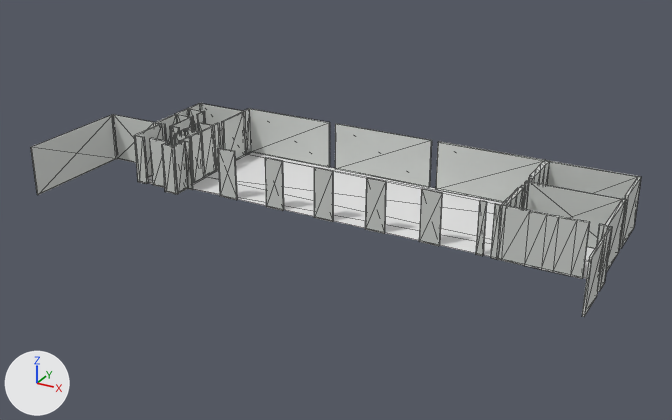
The glTF model public/models/automotive.glb, before and after one commit.
Camera for both pictures: a 50 mm lens placed at (6.54, 7.0, 2.95), pointed at (3.33, 12.83, 0.03). Every picture has the same lights, and +X, +Y and +Z are marked at lower left. Mesh edges are drawn as thin lines. Vertices at the same position are counted once.

In view in the first picture: 'floor', 'glass', 'walls.002'.
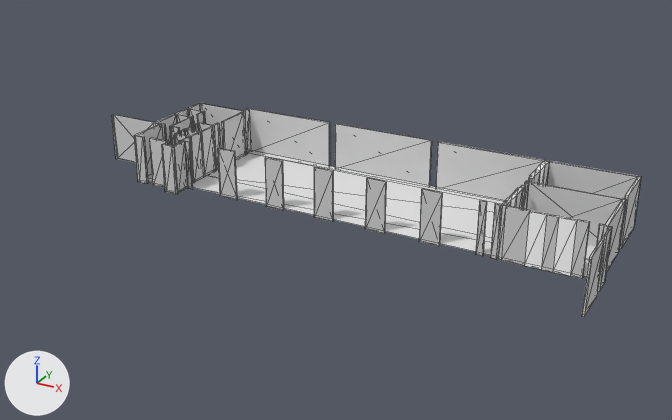
The newer file is also rescaled (x0.971), turned or shifted as a whole; pictures and numbers use the older file's frame.

Where the change shows, as pixel boxes [x1, y1, x2, y2] in the pictures (672 x 420 px):
```json
{"object": "walls.002", "change": "reshaped", "before": [31, 103, 641, 317], "after": [112, 103, 641, 317], "on screen": "13% narrower"}
{"object": "floor", "change": "moved", "before": [148, 152, 595, 278], "after": [148, 151, 596, 277]}
{"object": "glass", "change": "recoloured, surface changed", "before": [506, 164, 577, 276], "after": [506, 164, 577, 276], "on screen": "grey to white"}
{"part": 1, "of": "me_cube_014", "change": "cut back", "before": [31, 115, 117, 195], "after": [112, 115, 117, 159]}
{"part": 2, "of": "me_cube_014", "change": "recoloured", "before": [113, 115, 598, 281], "after": [113, 115, 598, 281]}
```

Scene script edits in JSON lines:
```json
{"op": "set", "path": "mat_material_002.base_color", "old": "(0.616, 0.635, 0.611)", "new": "(1.0, 1.0, 1.0)", "note": "light grey #ced1cd -> white #ffffff"}
{"op": "set", "path": "mat_material_002.roughness", "old": "0.5", "new": "1.0"}
{"op": "set", "path": "mat_material_002.metallic", "old": "0.0", "new": "1.0"}
{"op": "add", "block": "mat_material", "code": ["mat_material = principled_material('Material')", "mat_material.base_color = (0.663, 0.663, 0.663)  # light grey #d5d5d5", "mat_material.roughness = 0.703"]}
{"block": "me_cube_014", "where": "# used by ob_walls_002; location = (3.271, 13.201, 0.203); rotation_euler = (3.142, 0.0, 0.0), in degrees (180, 0, 0); scale = (-0.0244, -0.0531, -1.0)"}
{"block": "me_cube_014", "where": "# verts and faces of me_cube_014; kept vertices keep their numbers, new ones are numbered from 490"}
{"block": "me_cube_014", "where": "# before: 44 (93.0, -4.0, 0.0) at pixel (115, 158), 45 (93.0, -4.0, 0.0) at pixel (111, 114), 48 (93.0, -4.0, 0.0) at pixel (117, 158), 49 (93.0, -4.0, 0.0) at pixel (112, 114), 52 (93.0, -23.0, 0.0) at pixel (37, 194)"}
{"block": "me_cube_014", "where": "# before: 53 (93.0, -23.0, 0.0) at pixel (30, 147), 54 (93.0, -23.0, 0.0) at pixel (38, 194), 55 (93.0, -23.0, 0.0) at pixel (31, 147)"}
{"op": "remove", "block": "me_cube_014", "code": "me_cube_014.from_pydata(...)  # 490 vertices, 876 faces; spans x -89.0..93.0, y -23.0..10.0, z 0.0"}
{"op": "add", "block": "me_cube_014", "code": "me_cube_014.from_pydata(...)  # 486 vertices, 868 faces; spans x -89.0..93.0, y -19.0..10.0, z 0.0"}
{"block": "me_cube_014", "change": "me_cube_014 part 1"}
{"op": "add", "block": "me_cube_014", "code": "delete_vertices([*range(52, 56)])  # with the faces that use them"}
{"op": "add", "block": "me_cube_014", "code": "faces += [(45, 49, 48), (44, 45, 48)]"}
{"block": "me_cube_014", "change": "me_cube_014 part 2: 866 faces spanning x -89.0..93.0, y -19.0..10.0, z 0.0 switch from mat_material_002 (light grey #ced1cd) to mat_material (light grey #d5d5d5)"}
{"op": "set", "path": "ob_floor.location", "old": "(3.457, 13.19, 0.0)", "new": "(3.457, 13.19, 0.012)"}
```
